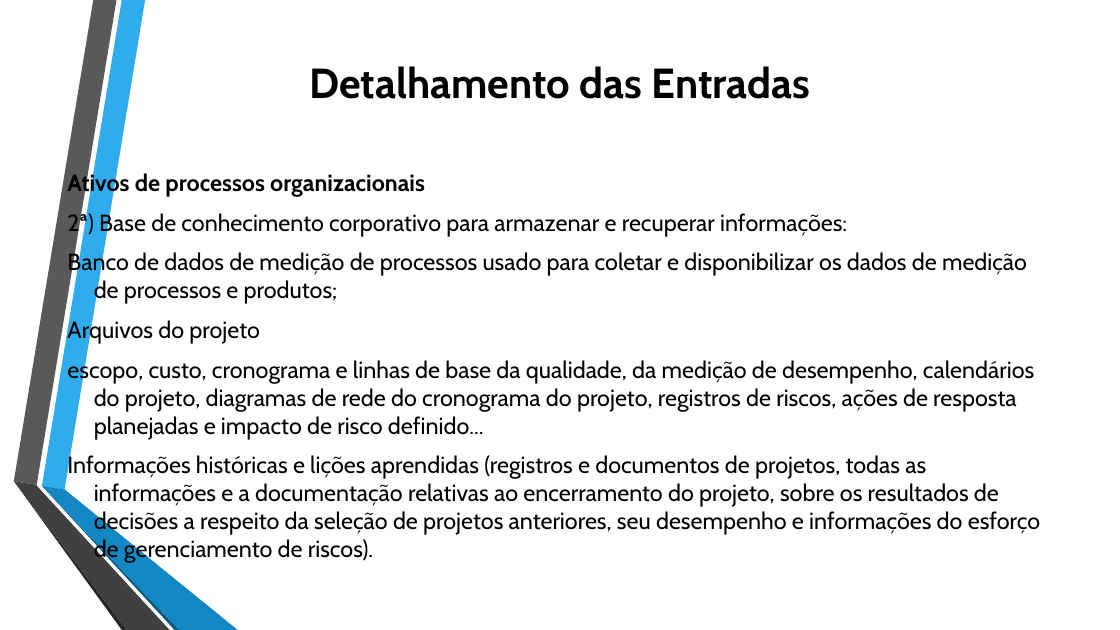
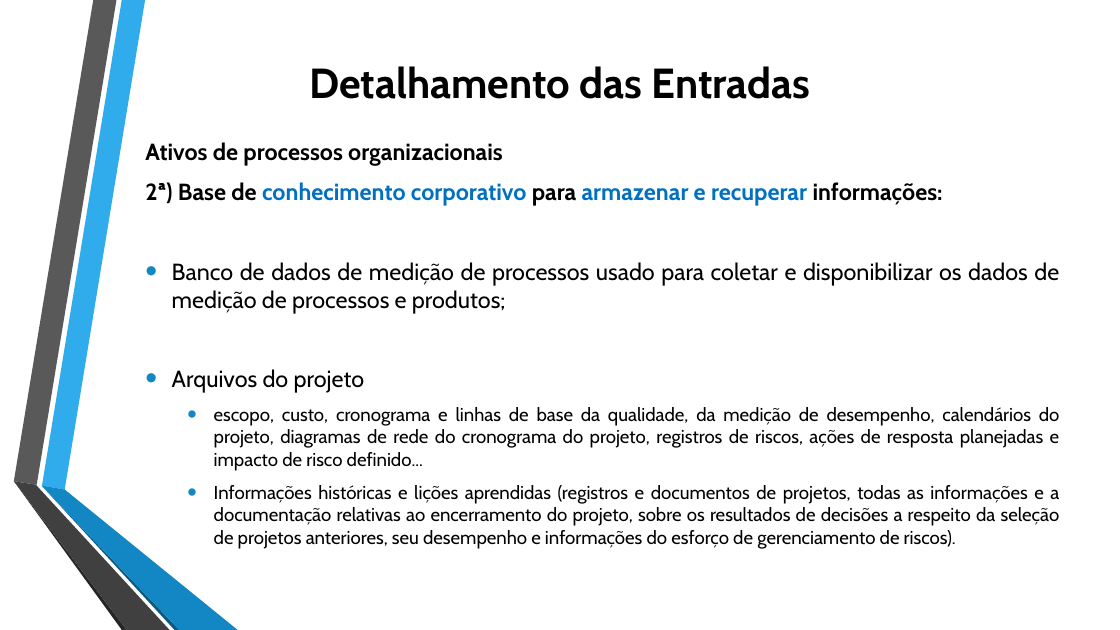
Before and after one commit to jharbes/ADMINISTRACAO-DE-REDES, a slide deck: slide 15 of RELATORIO PROVA P2/relatorio-pmbok-capitulo4-jharbes.pptx. Drawn at 1120x630 pixels with LibreOffice and Linux fonts; fonts in the diff are those of the drawing. Boxes give left, top, right and bottom in pixels: in the first picture for what was removed or moved away, otherwise in the second. Text is boxed around its words. In the diff, an @@ line names an element or a change of style, - is before the commit and + after.

```diff
--- a/RELATORIO PROVA P2/relatorio-pmbok-capitulo4-jharbes.pptx
+++ b/RELATORIO PROVA P2/relatorio-pmbok-capitulo4-jharbes.pptx
@@ text "Ativos de processos organizacionais": place and size @@
-text "Ativos de processos organizacionais" at (67, 171, 1040, 563)
+text "Ativos de processos organizacionais" at (145, 142, 1060, 549)
@@ text "Ativos de processos organizacionais" at (145, 142, 1060, 549): text colour #000000 to #0070C0 in "conhecimento corporativo armazenar e recuperar"; bold on in "2ª) Base de conhecimento corporativo para armazenar ..."; size 20 to 16 pt in "escopo, custo, cronograma e linhas de base ...", "Informações históricas e lições aprendidas (registros e ..."; alignment left to justified; bullet none to •; list level 1 to 2 in "escopo, custo, cronograma e linhas ..."; list level 1 to 2 in "Informações históricas e lições aprendidas ..." @@
```
Also in this commit, not shown: 11 other slides changed.
